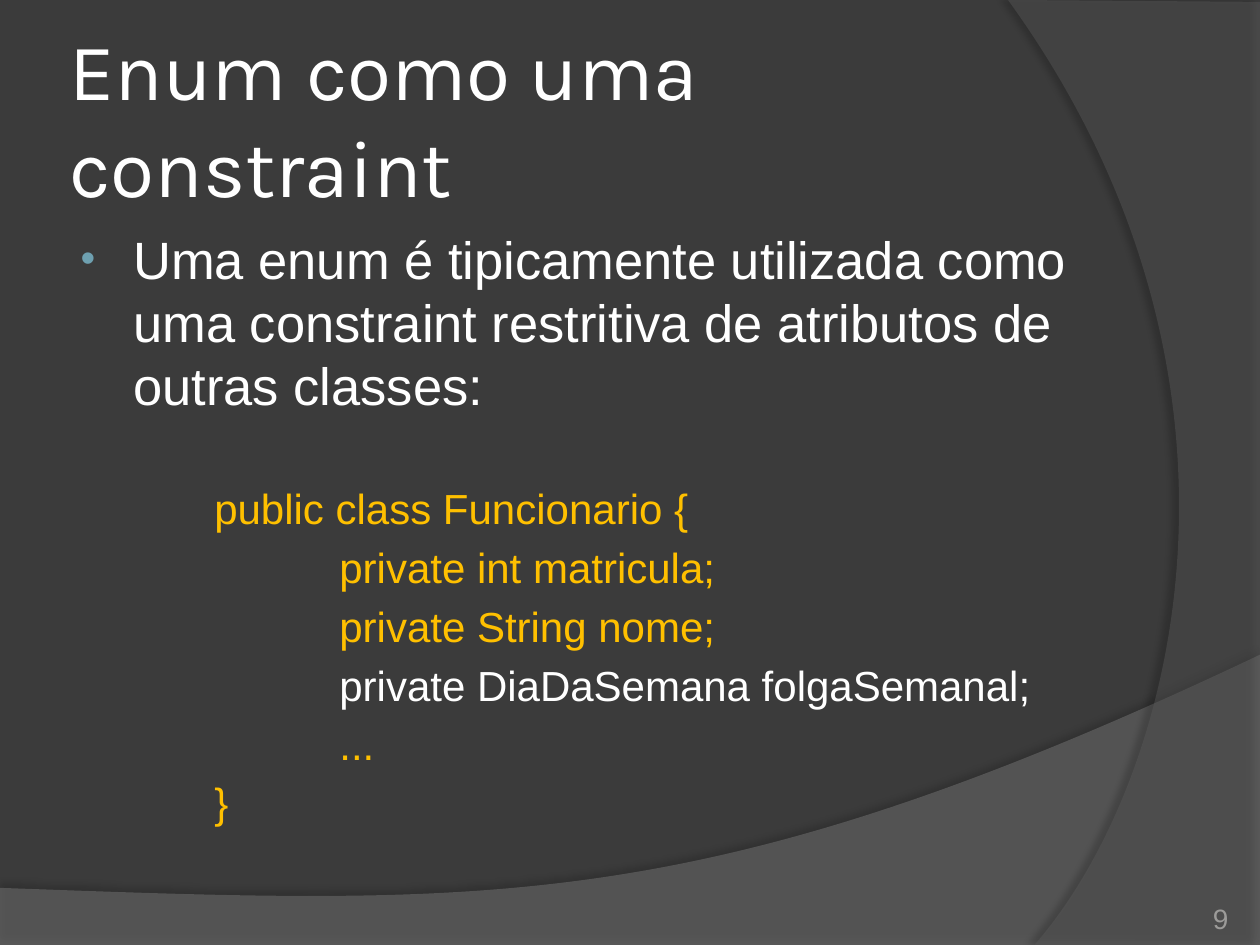
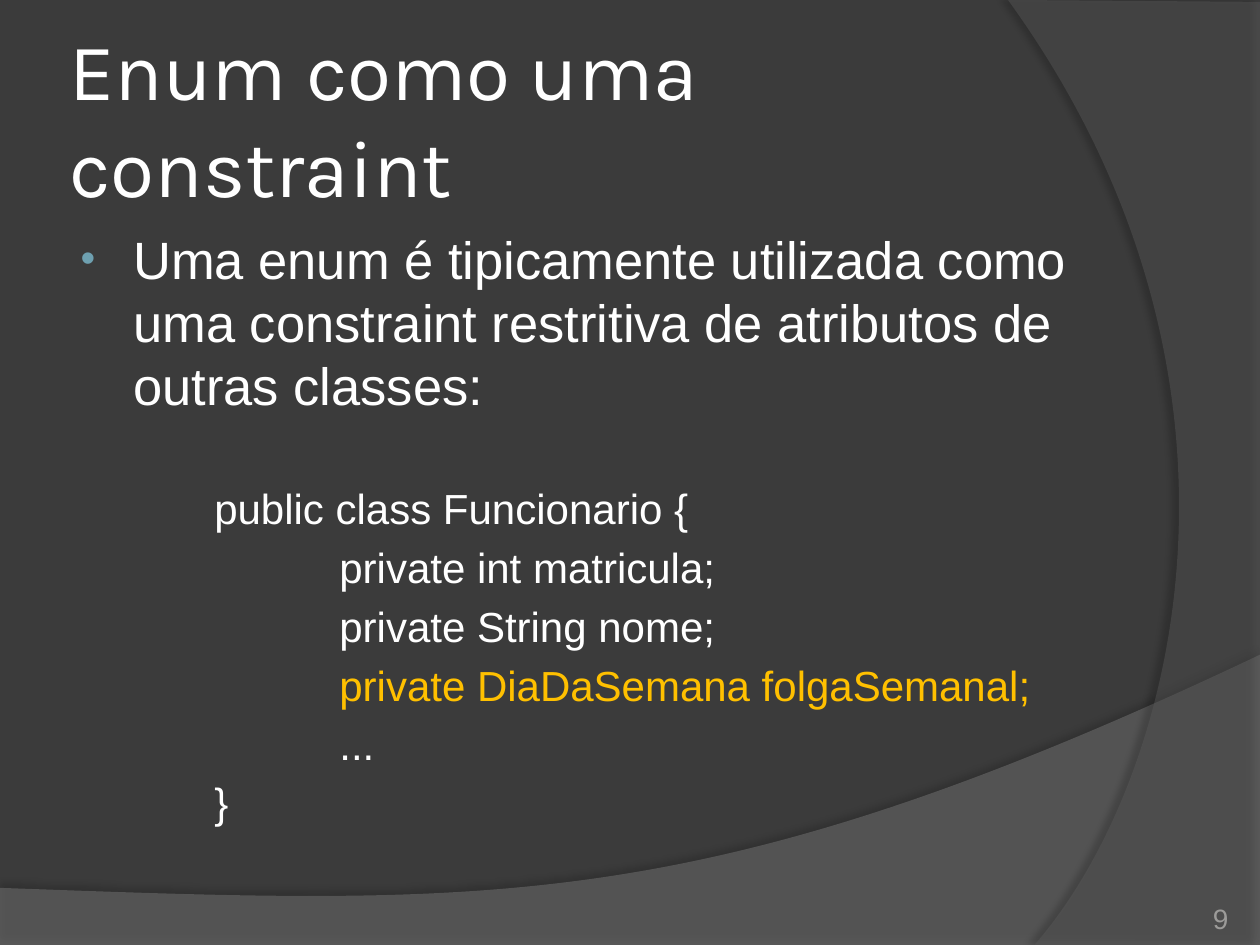
Before and after one commit to duchesqui/slzvieira-training, a slide deck: slide 9 of trunk/2-Java-Programmer-Modulo-II/04.Capitulo01.pptx. Drawn at 1260x945 pixels with LibreOffice and Linux fonts; fonts in the diff are those of the drawing. Boxes give left, top, right and bottom in pixels: in the first picture for what was removed or moved away, otherwise in the second. Text is boxed around its words. In the diff, an @@ line names an element or a change of style, - is before the commit and + after.

```diff
--- a/trunk/2-Java-Programmer-Modulo-II/04.Capitulo01.pptx
+++ b/trunk/2-Java-Programmer-Modulo-II/04.Capitulo01.pptx
@@ text at [214, 493, 1030, 709]: text colour #FFC000 to #FFFFFF in "public class Funcionario {", "private int matricula;", "private String nome;", "..." and 1 more places; text colour #FFFFFF to #FFC000 in "private DiaDaSemana folgaSemanal;" @@
```
Also in this commit, not shown: 6 other slides changed, 11 other files.
